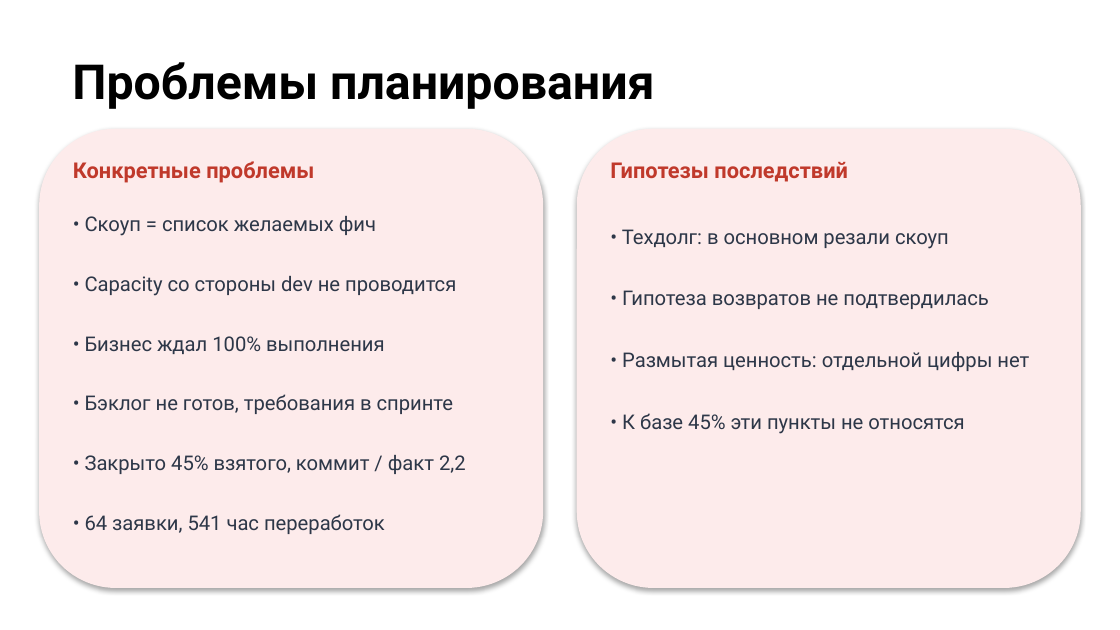
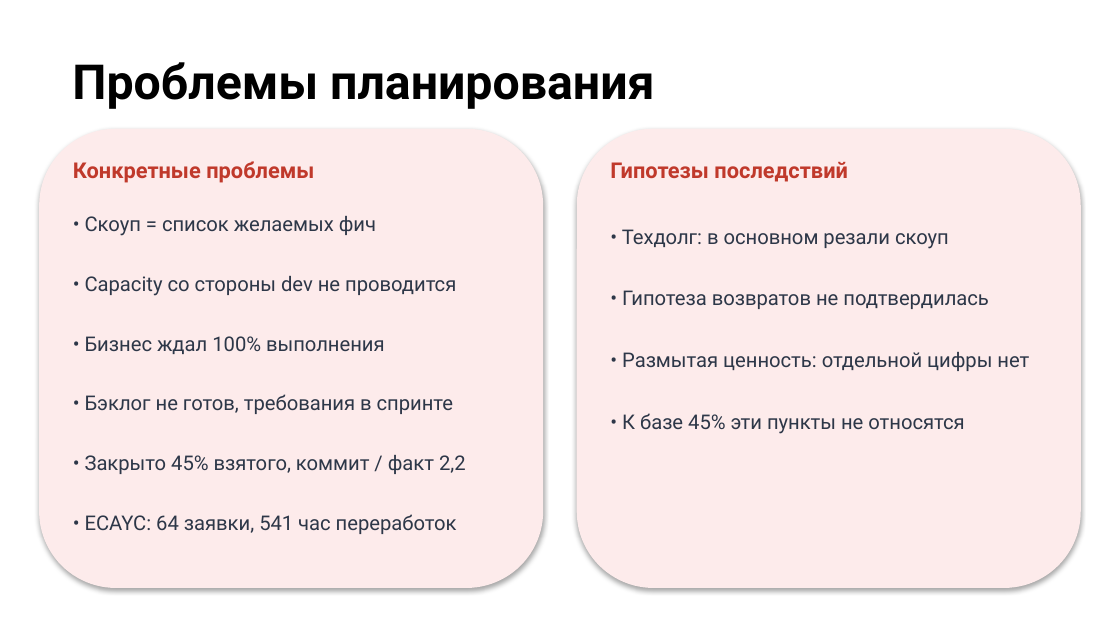
Before and after one commit to camelot270/otus_work, a slide deck: slide 7 of docs/Защита проекта. Петров Н.И..pptx. Drawn at 1120x630 pixels with LibreOffice and Linux fonts; fonts in the diff are those of the drawing; background and template pictures are left out. Boxes give left, top, right and bottom in pixels: in the first picture for what was removed or moved away, otherwise in the second. Text is boxed around its words. In the diff, an @@ line names an element or a change of style, - is before the commit and + after.

```diff
--- a/docs/Защита проекта. Петров Н.И..pptx
+++ b/docs/Защита проекта. Петров Н.И..pptx
@@ text at [85,514,457,534]: text changed @@
-• 64 заявки, 541 час переработок
+• ECAYC: 64 заявки, 541 час переработок
```
